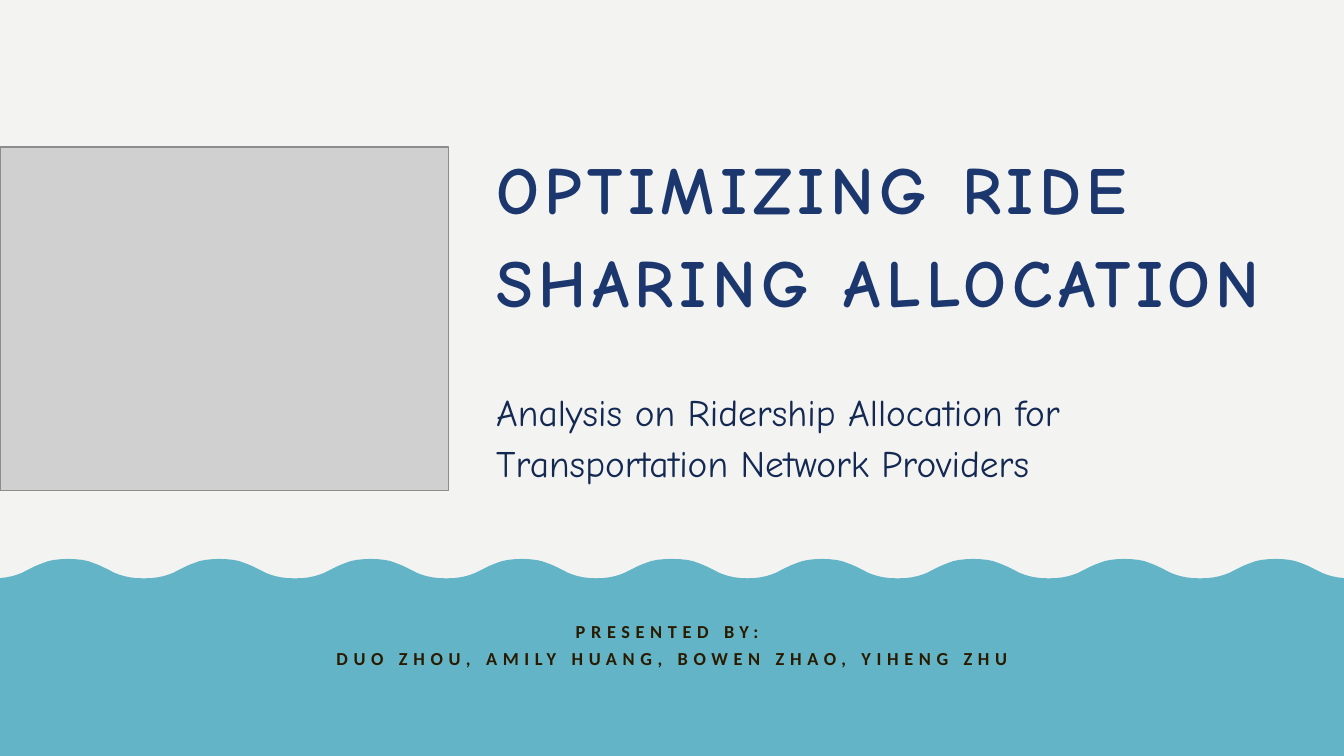
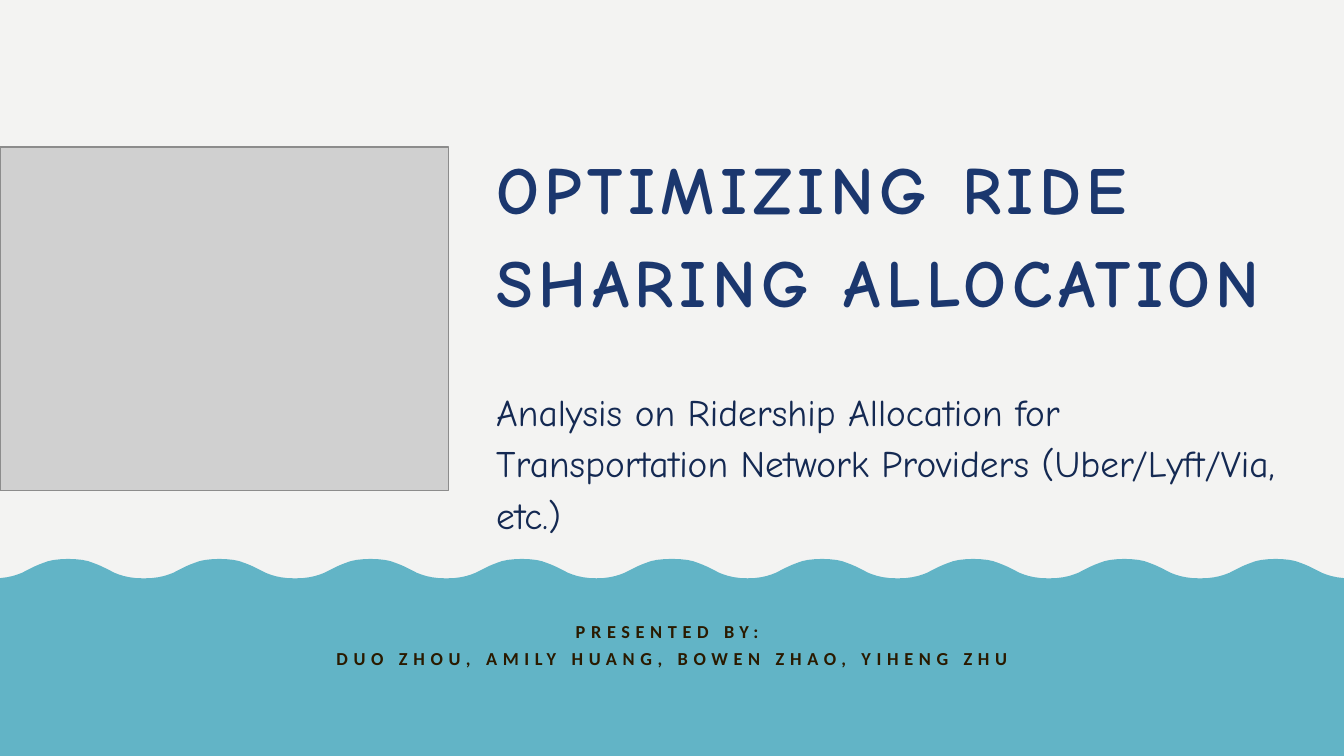
Before and after one commit to Data-Engineering-Platform-Final-Project/DEPA-FP-Files, a slide deck: slide 1 of DEPA Final Project PPT.pptx. Drawn at 1344x756 pixels with LibreOffice and Linux fonts; fonts in the diff are those of the drawing; grey boxes stand for pictures. Boxes give left, top, right and bottom in pixels: in the first picture for what was removed or moved away, otherwise in the second. Text is boxed around its words. In the diff, an @@ line names an element or a change of style, - is before the commit and + after.

```diff
--- a/DEPA Final Project PPT.pptx
+++ b/DEPA Final Project PPT.pptx
@@ text at [496, 400, 1275, 533]: text changed @@
-Analysis on Ridership Allocation for Transportation Network Providers
+Analysis on Ridership Allocation for Transportation Network Providers (Uber/Lyft/Via, etc.)
```
Also in this commit, not shown: 1 other slide changed.
